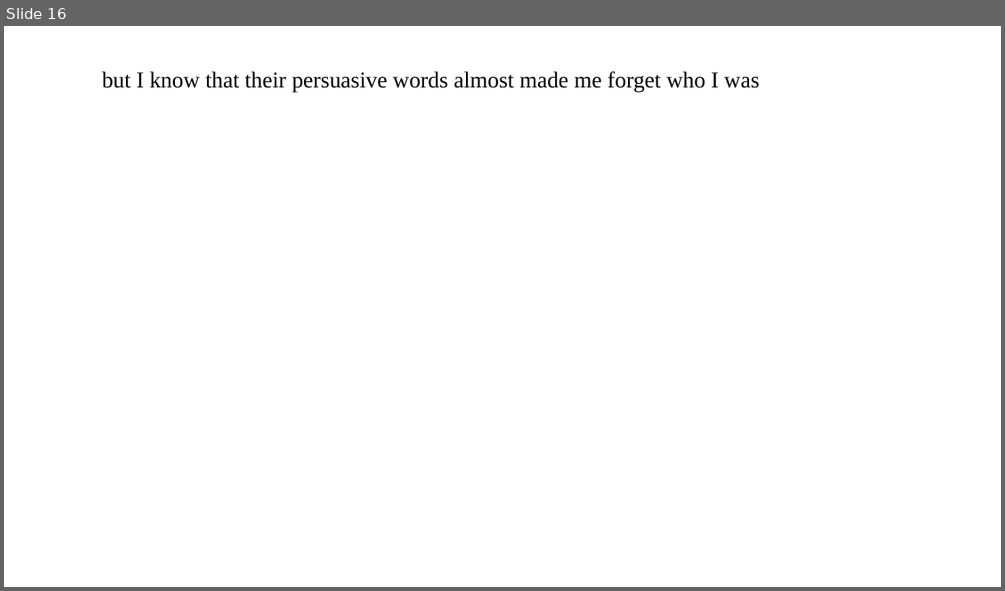
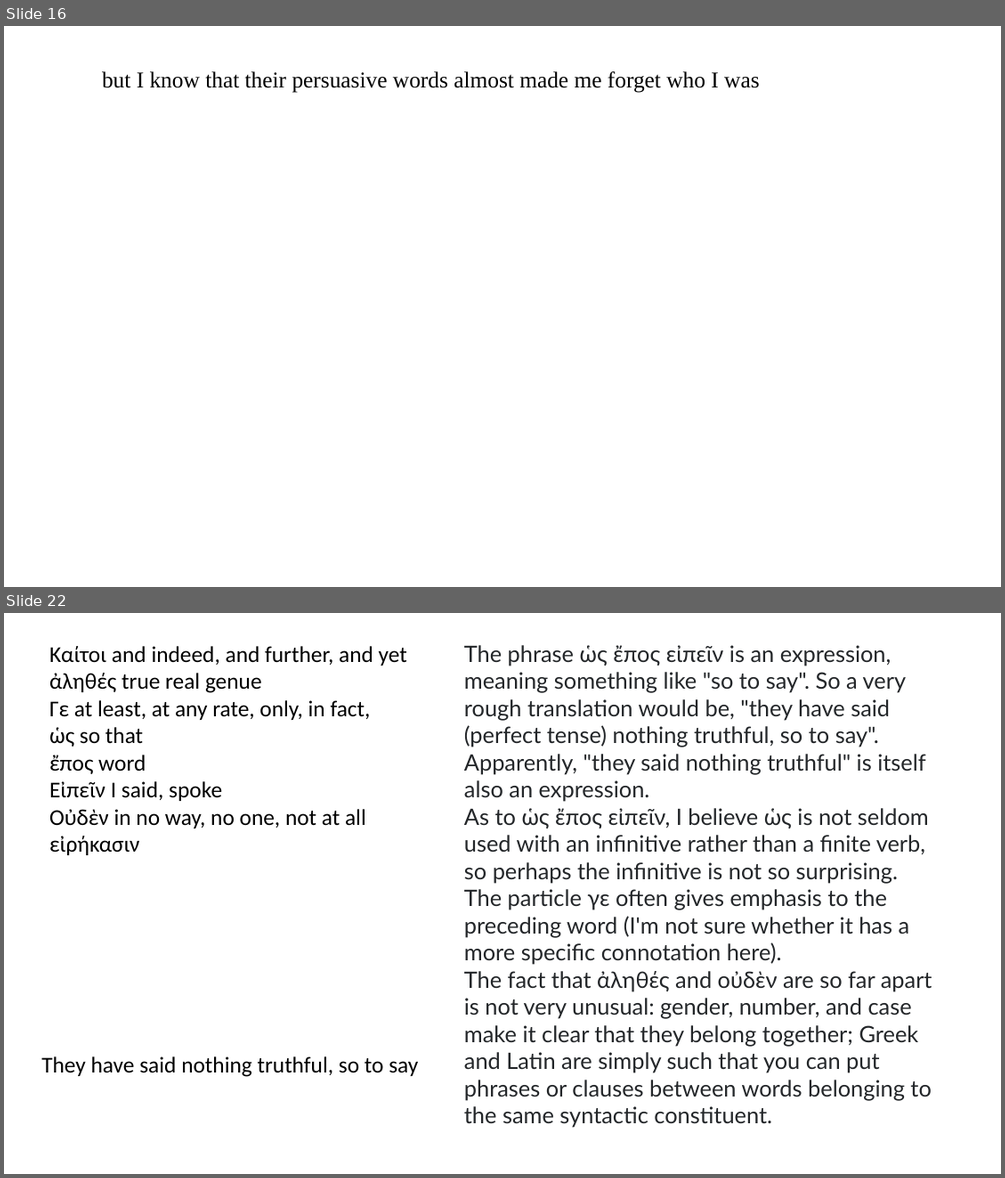
Before and after one commit to kommunikativenHandelns/Hellenike, a slide deck: plato_apology.odp. Shown one above the other, each under a label of ours: slide 16 before the commit, slides 16 and 22 after it; the slides between them are not shown. The pictures are 1005x591 and 1005x1178 pixels, drawn with LibreOffice and Linux fonts; fonts in the diff are those of the drawing. Boxes give left, top, right and bottom in pixels: in the first picture for what was removed or moved away, otherwise in the second. Text is boxed around its words. In the diff, an @@ line names an element or a change of style, - is before the commit and + after.

```diff
--- a/plato_apology.odp
+++ b/plato_apology.odp
@@ slide 22 added at (4, 613, 1001, 1174), background #FFFFFF @@
@@ free added at (40, 635, 425, 861), 18 pt, text #000000 @@
+Καίτοι and indeed, and further, and yet
+ἀληθές true real genue
+Γε at least, at any rate, only, in fact,
+ὡς so that
+ἔπος word
+Εἰπεῖν I said, spoke
+Οὐδὲν in no way, no one, not at all
+εἰρήκασιν
@@ free added at (455, 635, 954, 1174), 18 pt, text #232629 @@
+The phrase ὡς ἔπος εἰπεῖν is an expression, meaning something like "so to say". So a very rough translation would be, "they have said (perfect tense) nothing truthful, so to say". Apparently, "they said nothing truthful" is itself also an expression.
+As to ὡς ἔπος εἰπεῖν, I believe ὡς is not seldom used with an infinitive rather than a finite verb, so perhaps the infinitive is not so surprising.
+The particle γε often gives emphasis to the preceding word (I'm not sure whether it has a more specific connotation here).
+The fact that ἀληθές and οὐδὲν are so far apart is not very unusual: gender, number, and case make it clear that they belong together; Greek and Latin are simply such that you can put phrases or clauses between words belonging to the same syntactic constituent.
@@ text added at (41, 1056, 418, 1077), 18 pt, text #000000 @@
+They have said nothing truthful, so to say
```
Also in this commit, not shown: 5 other slides added, 1 other file.
